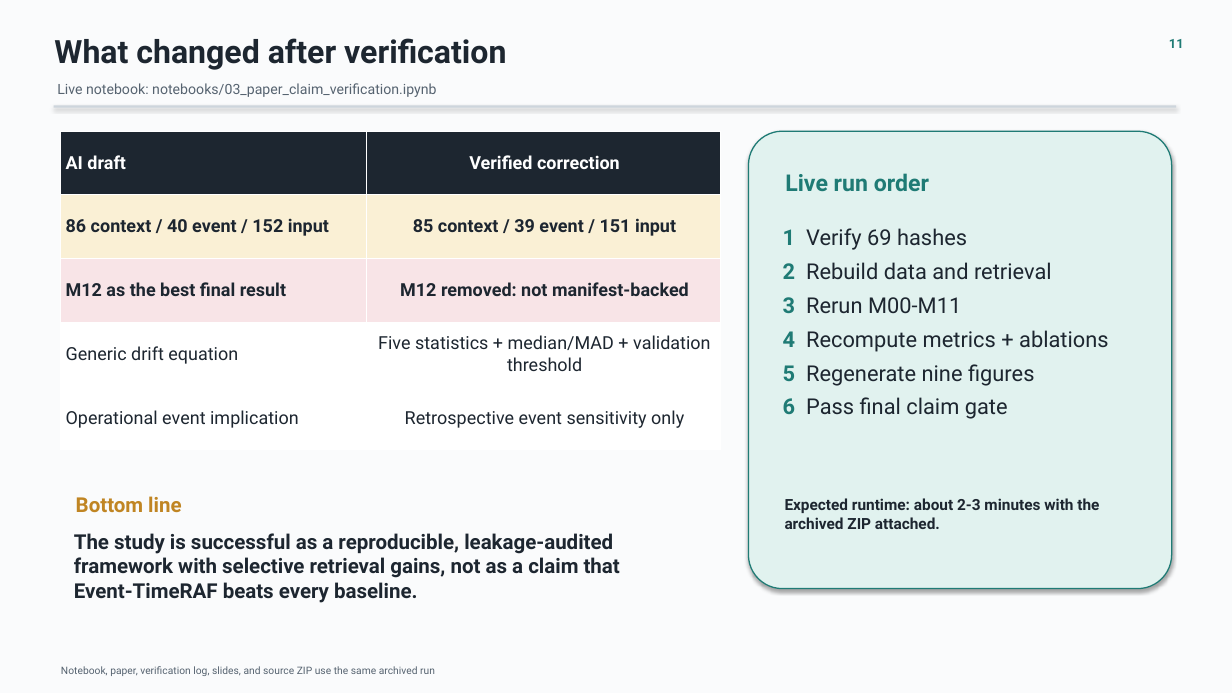
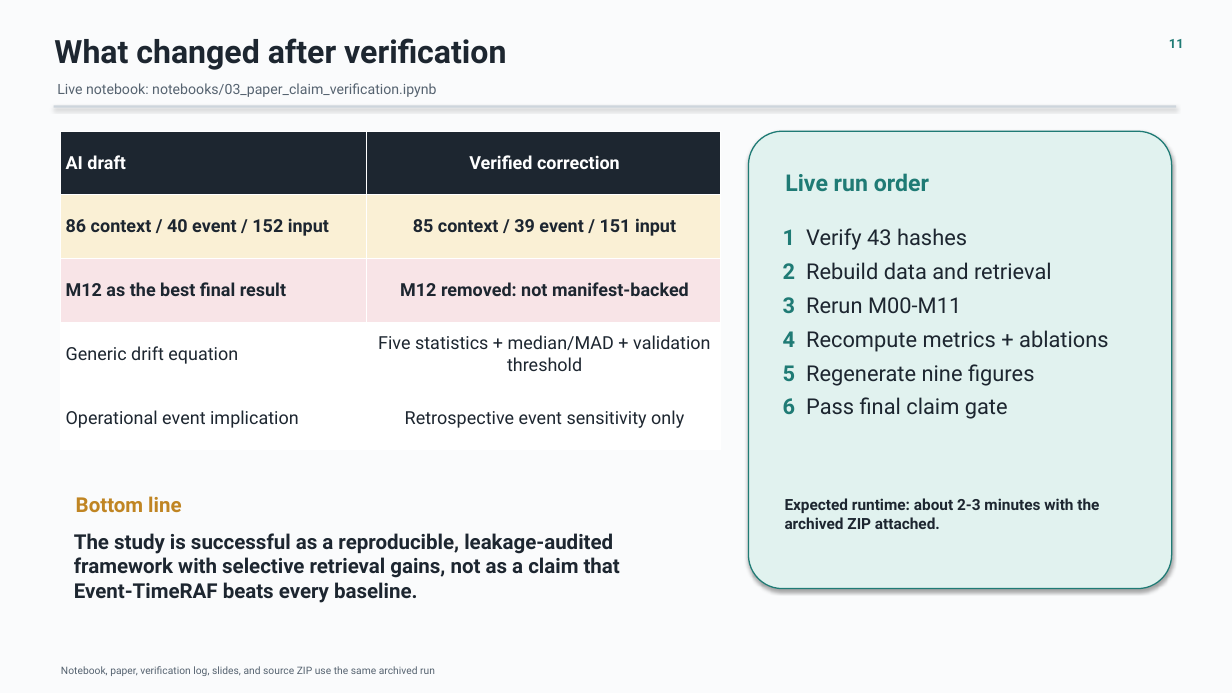
Before and after one commit to shasabbir/event-time-raf, a slide deck: slide 11 of presentation/Event-TimeRAF_Verified_Presentation.pptx. Drawn at 1232x693 pixels with LibreOffice and Linux fonts; fonts in the diff are those of the drawing. Boxes give left, top, right and bottom in pixels: in the first picture for what was removed or moved away, otherwise in the second. Text is boxed around its words. In the diff, an @@ line names an element or a change of style, - is before the commit and + after.

```diff
--- a/presentation/Event-TimeRAF_Verified_Presentation.pptx
+++ b/presentation/Event-TimeRAF_Verified_Presentation.pptx
@@ text at [783,228,967,250]: text changed @@
-1 Verify 69 hashes
+1 Verify 43 hashes
```
Also in this commit, not shown: 1 other slide changed, 10 other files.
